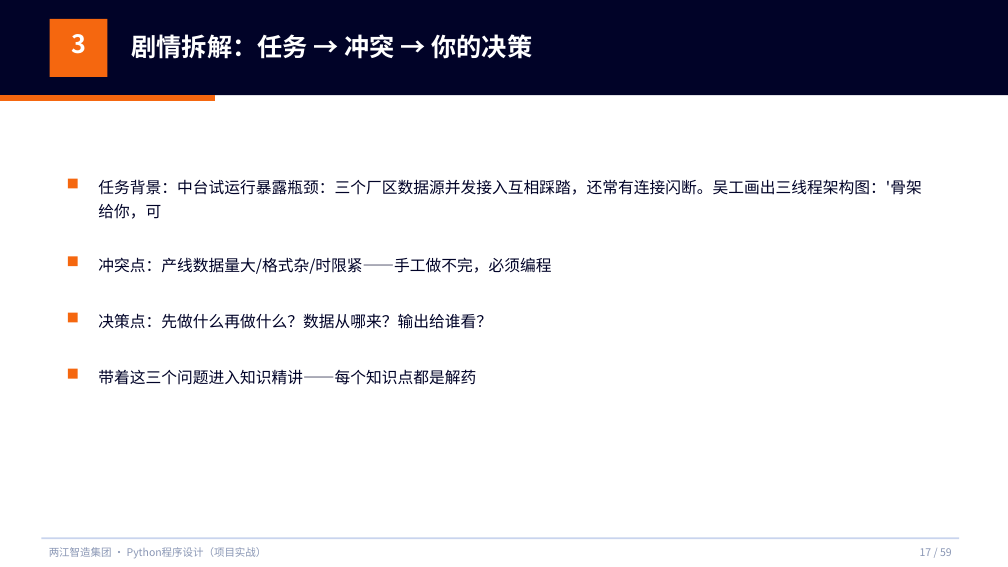
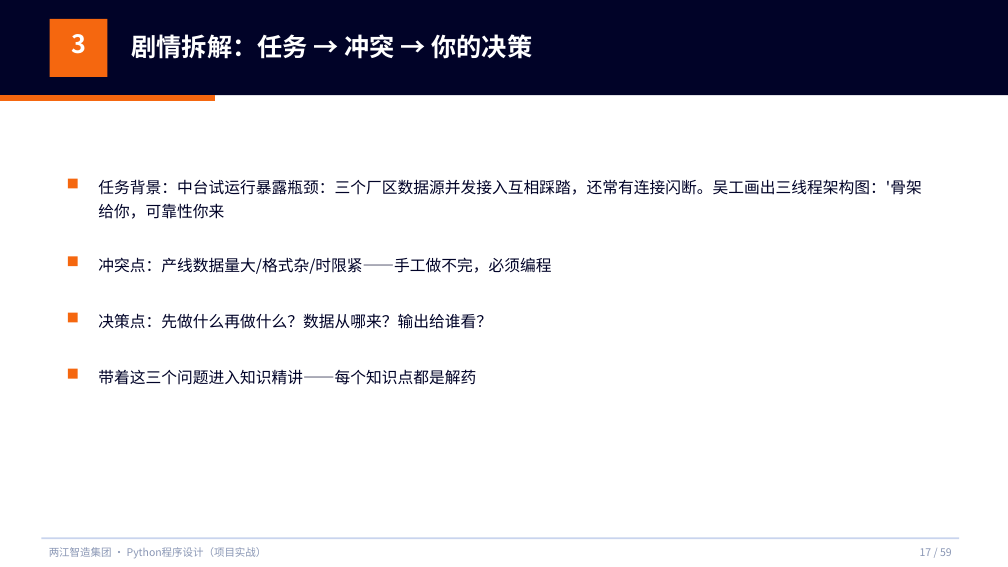
Before and after one commit to tianqiongenze/ai-course-teaching-resources, a slide deck: slide 17 of 03-Python程序设计-项目实战/V2授课PPT/W06-第11次课-让程序同时听三个PLC说话.pptx. Drawn at 1008x567 pixels with LibreOffice and Linux fonts; fonts in the diff are those of the drawing. Boxes give left, top, right and bottom in pixels: in the first picture for what was removed or moved away, otherwise in the second. Text is boxed around its words. In the diff, an @@ line names an element or a change of style, - is before the commit and + after.

Commit message:
feat(pptenrich): 03工程化项目PPT注入引擎+5课三件套页通过视觉门禁
- ppt_enrich.py: python-pptx XML级克隆范本页(深拷贝spTree/重排id/只复制image/media reltype)+recipe回填+按at重排
- recipes/l12..l16.json: 数据驱动配方(代码页src=28 关键代码/设计测试页src=21 B02双栏)
- 5册V2授课PPT注入工程化代码/设计/测试三页并写盘:
  L12 8->11(p41) L13 60->63(p55) L14 7->10(p55最小版) L15 61->64(p66) L16 7->10(p77)
- 每页经 documents:visual-judge 视觉门禁验收pass
- 汇总报告: 工具/课件工程化注入-汇总报告.md

```diff
--- a/03-Python程序设计-项目实战/V2授课PPT/W06-第11次课-让程序同时听三个PLC说话.pptx
+++ b/03-Python程序设计-项目实战/V2授课PPT/W06-第11次课-让程序同时听三个PLC说话.pptx
@@ text at (x1=98, y1=179, x2=921, y2=219): text changed @@
-任务背景：中台试运行暴露瓶颈：三个厂区数据源并发接入互相踩踏，还常有连接闪断。吴工画出三线程架构图：'骨架给你，可
+任务背景：中台试运行暴露瓶颈：三个厂区数据源并发接入互相踩踏，还常有连接闪断。吴工画出三线程架构图：'骨架给你，可靠性你来
```
Also in this commit, not shown: 2 other slides changed, 12 other files.
